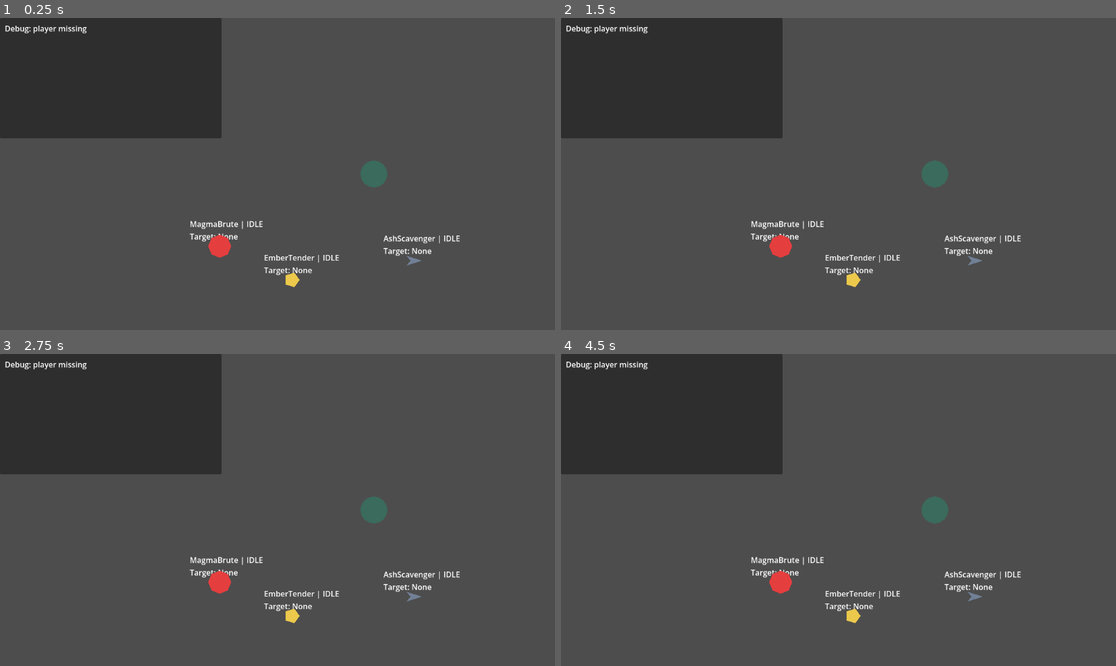
Above: before the commit, frames 1-4 (two rows, left to right).
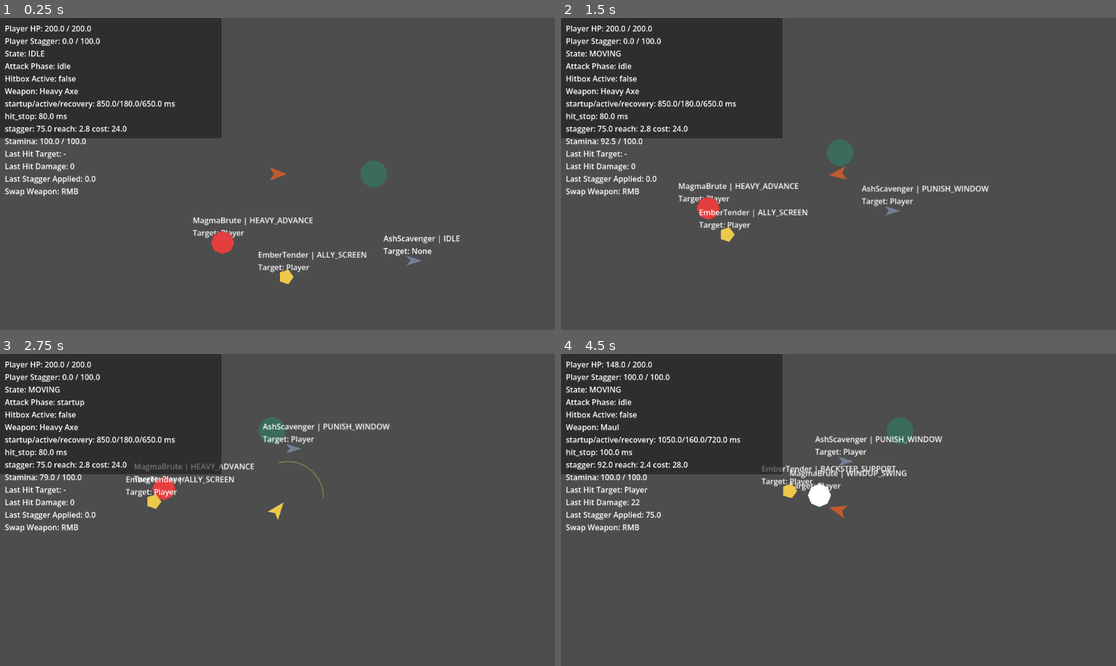
Above: after the commit, the same moments.

Repository: CS-Builder1/Archaic-Quest
Game: Godot game, scene res://scenes/world/OuterCaldera.tscn
The game is run twice, just before and just after one commit, with the same random seed, the same clock (stepped at 60 frames per second) and the same inputs.
Inputs (mouse positions are in pixels of both pictures, inside the frame that each line leads up to):
- Up to frame 1 (0.25 s): no input
- Up to frame 2 (1.5 s): move the mouse to (960, 158) at 0.52 s; hold D (move_right) 0.53-1.28 s; tap Space (dodge) at 0.6 s; move the mouse to (727, 189) at 1.27 s; hold S (move_down) from 1.28 s (still down); tap F (interact) at 1.35 s
- Up to frame 3 (2.75 s): move the mouse to (333, 441) at 2.02 s; release S (move_down) at 2.03 s; hold D (move_right) from 2.03 s (still down); click (333, 441) at 2.1 s
- Up to frame 4 (4.5 s): move the mouse to (810, 572) at 2.77 s; release D (move_right) at 2.78 s; hold W (move_up) 2.78-3.53 s; right-click (810, 572) at 2.85 s; move the mouse to (1005, 556) at 3.52 s; hold A (move_left) from 3.53 s (still down); tap 1 (switch_class) at 3.6 s; move the mouse to (672, 463) at 4.27 s; tap 2 (switch_weapon) at 4.35 s

The runs differ from the first frame. In frame 1, 3.5% of the frame differs, in the area x 0-67%, y 2-87%; in frame 2, 5.4%; in frame 3, 5.2%; in frame 4, 5.5%, in the area x 0-83%, y 2-87%.
Error before the commit: Parse Error: Cannot infer the type of "target_name" variable because the value doesn't have a set type. (res://scripts/player/PlayerController.gd:378)

Commit message:
Fix type inference parse errors in PlayerController.gd

Diff:
--- a/scripts/player/PlayerController.gd
+++ b/scripts/player/PlayerController.gd
@@ -349,7 +349,7 @@
 			if dist <= radius:
 				var hurtbox = target.get_node_or_null("HurtboxComponent")
 				if hurtbox is HurtboxComponent:
-					var target_name := target.name
+					var target_name: String = target.name
 					if active_window_hit_targets.has(target_name):
 						continue
 					active_window_hit_targets[target_name] = true
@@ -375,7 +375,7 @@
 	for body in areas:
 		if body is HurtboxComponent:
 			var parent = body.get_parent()
-			var target_name := parent.name if parent else body.name
+			var target_name: String = parent.name if parent else body.name
 			if active_window_hit_targets.has(target_name):
 				continue
 			active_window_hit_targets[target_name] = true
@@ -534,7 +534,7 @@
 
 	# Global un-rotated drawing for lingering Mage burn zones (fire pools)
 	for area in active_areas:
-		var local_center := (area["center"] - global_position).rotated(-rotation)
+		var local_center: Vector2 = (area["center"] - global_position).rotated(-rotation)
 		draw_circle(local_center, area["radius"], Color("e53e3e", 0.15))
 		draw_arc(local_center, area["radius"], 0, TAU, 32, Color("ecc94b", 0.45), 1.5)
 
